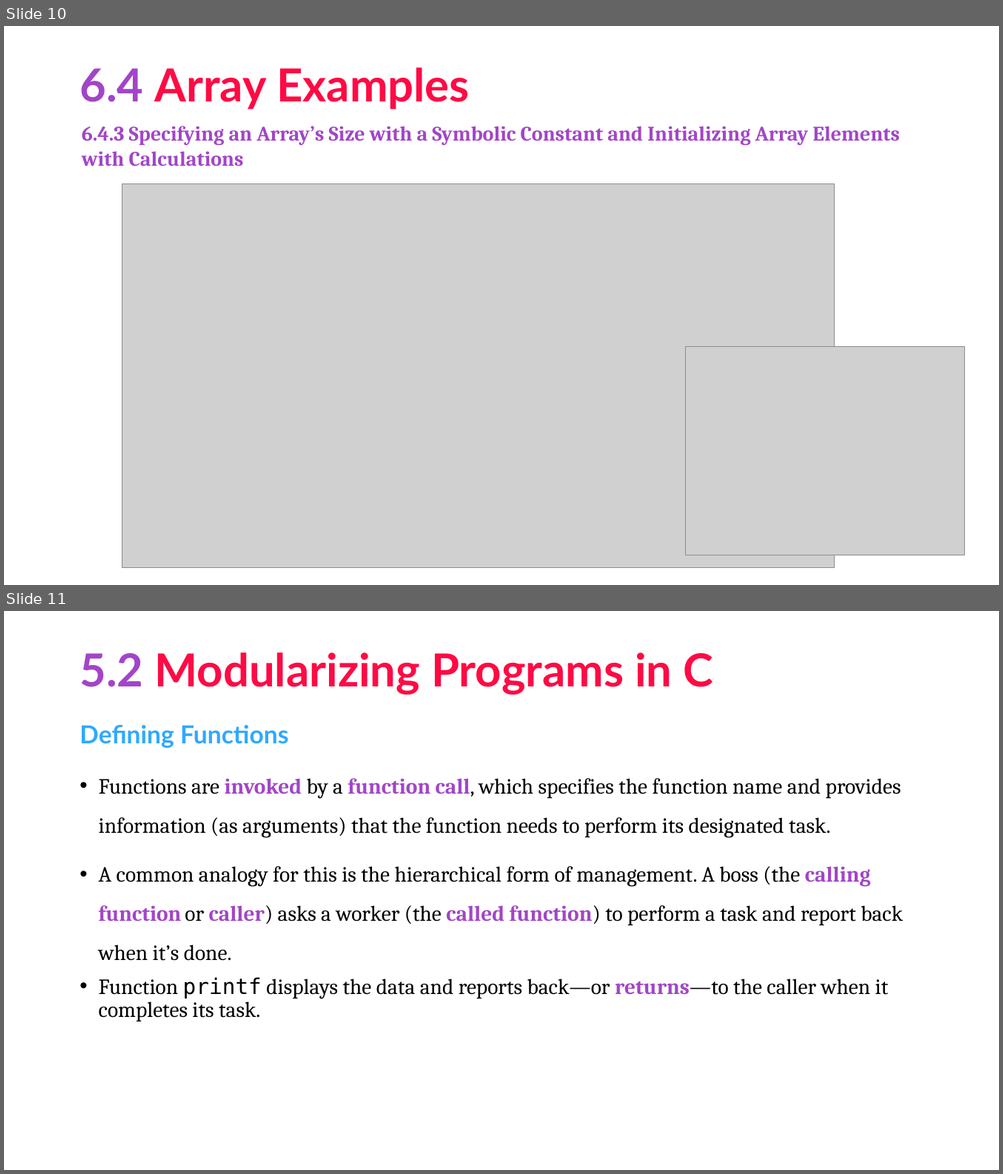
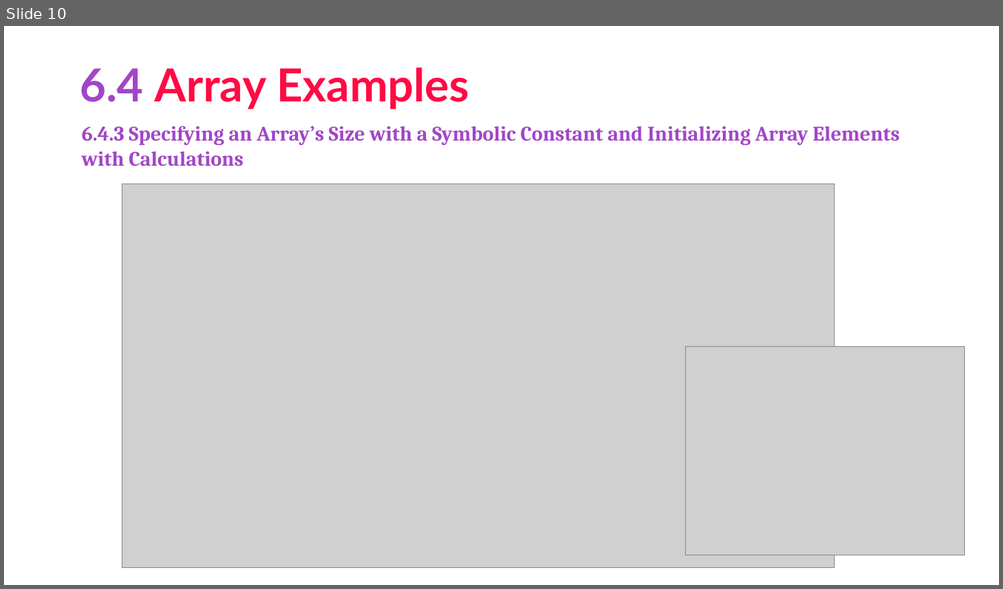
Before and after one commit to asimriaz/FOP, a slide deck: Chapter 6.pptx. Shown one above the other, each under a label of ours: slides 10 and 11 before the commit, slide 10 after it. The pictures are 1003x1174 and 1003x589 pixels, drawn with LibreOffice and Linux fonts; fonts in the diff are those of the drawing; grey boxes stand for pictures; background and template pictures are left out. Boxes give left, top, right and bottom in pixels: in the first picture for what was removed or moved away, otherwise in the second. Text is boxed around its words. In the diff, an @@ line names an element or a change of style, - is before the commit and + after.

```diff
--- a/Chapter 6.pptx
+++ b/Chapter 6.pptx
@@ slide 11 removed at (4, 611, 999, 1170), background #FFFFFF @@
@@ title removed at (79, 652, 713, 695) @@
-5.2 Modularizing Programs in C
@@ text removed at (79, 725, 902, 1022) @@
-Defining Functions
-• Functions are invoked by a function call, which specifies the function name and provides information (as arguments) that the function needs to perform its designated task.
-• A common analogy for this is the hierarchical form of management. A boss (the calling function or caller) asks a worker (the called function) to perform a task and report back when it’s done.
-• Function printf displays the data and reports back—or returns—to the caller when it completes its task.
```
Also in this commit, not shown: 2 slides changed, 7 slides added, 23 other slides removed.
